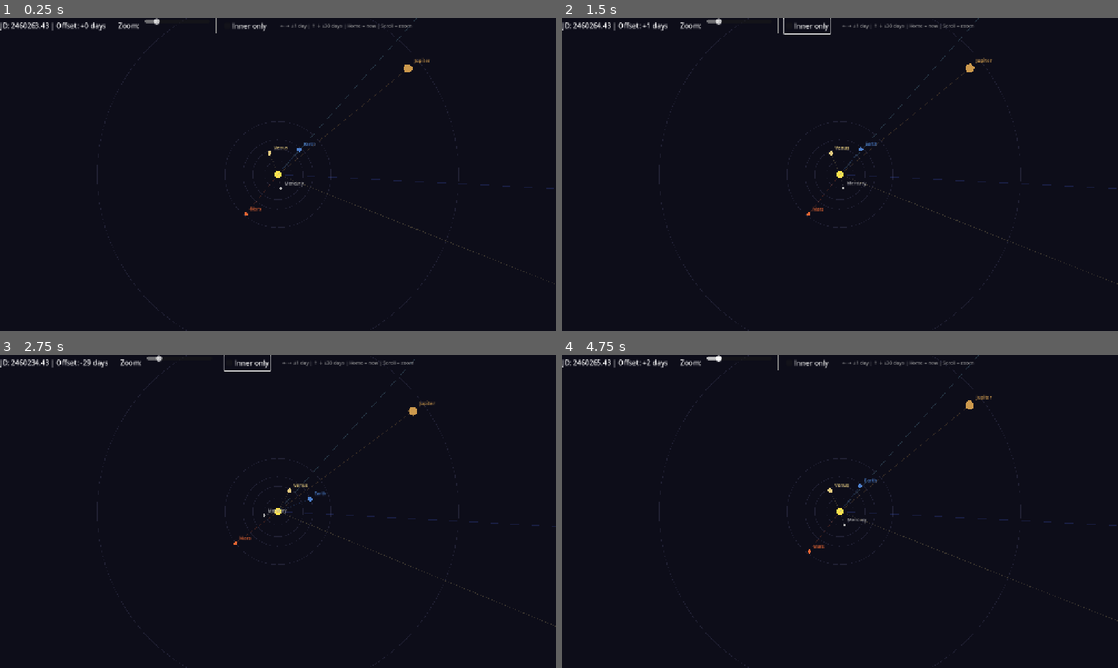
Above: before the commit, frames 1-4 (two rows, left to right).
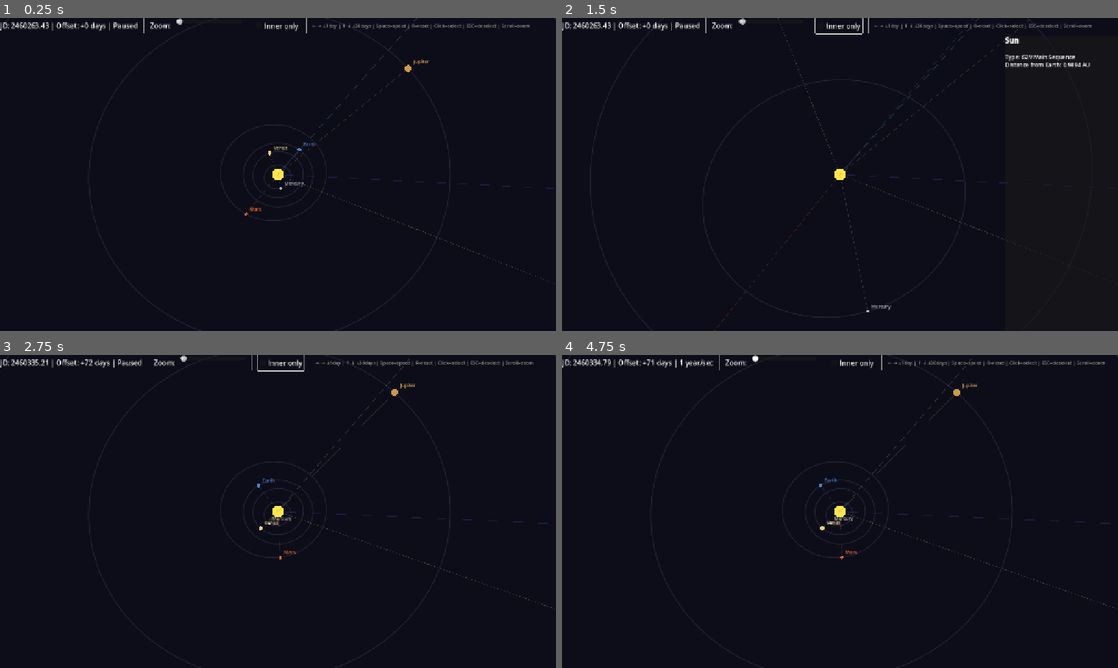
Above: after the commit, the same moments.

Repository: roboking123/godot-astronomy
Game: Godot game, scene res://demo/solar_system_view.tscn
Two runs of this game, one before a commit and one after it. Both use one fixed random seed, a clock stepped at 60 frames per second and the inputs below. This scene is started directly instead of the project's main scene.
Inputs (mouse positions are in pixels of both pictures, inside the frame that each line leads up to):
- Up to frame 1 (0.25 s): no input
- Up to frame 2 (1.5 s): click "Inner only" at 0.5 s; tap Enter at 1.25 s; move the mouse to (840, 174) at 1.27 s; hold Right from 1.28 s (still down); hold E from 1.28 s (still down); tap R at 1.35 s; click (840, 174) at 1.42 s
- Up to frame 3 (2.75 s): tap Space at 1.52, 1.82, 2.27, 2.3, 2.57 s; move the mouse to (166, 527) at 2.02 s; release Right at 2.03 s; release E at 2.03 s; hold Down from 2.03 s (still down); tap E at 2.1 s; click (166, 527) at 2.17 s
- Up to frame 4 (4.75 s): move the mouse to (895, 442) at 2.77 s; release Down at 2.78 s; hold Right 2.78-3.53 s; tap Space at 2.85, 3.5, 3.77, 4.07, 4.52, 4.55 s; click (895, 442) at 2.92 s; tap R at 3.05, 3.6 s; move the mouse to (812, 574) at 3.52 s; hold Up 3.53-4.28 s; click (812, 574) at 3.67 s; tap E at 3.8 s; move the mouse to (1006, 558) at 4.27 s; hold Left from 4.28 s (still down); tap 1 at 4.35 s; click (1006, 558) at 4.42 s

The runs differ from the first frame. In frame 1, 1.5% of the frame differs, in the area x 1-96%, y 0-100%; in frame 2, 2.4%; in frame 3, 2.4%, in the area x 1-100%, y 0-100%; in frame 4, 2.3%.

Commit message:
Feat: 太陽系俯視圖大幅改進
- 軌道線改用 VSOP87 真實取樣（非固定圓形）
- 行星大小按 pow(直徑, 0.3) 壓縮比例
- 月球繞地球軌道（放大到地月可見時才顯示）
- Space 鍵循環切換時間速度（暫停/天/週/月/年）
- 點擊行星/太陽選中：四角框高亮 + 資訊面板
- 地球選中時額外顯示月球月相、距離、視直徑
- 點空白處或 ESC 取消選中
- 縮放上限提高到 50000（可近看地月系統）

Co-Authored-By: Claude Opus 4.6 <noreply@anthropic.com>

Diff:
--- a/demo/solar_system_view.gd
+++ b/demo/solar_system_view.gd
@@ -17,37 +17,80 @@
 ]
 
 const PLANET_RADII_PX: Array[float] = [
-	3.0, 5.0, 5.0, 4.0, 10.0, 9.0, 7.0, 7.0
+	3.0, 4.5, 4.5, 3.5, 8.0, 7.5, 6.0, 6.0
 ]
-
-const ORBIT_SEMI_MAJOR_AU: Array[float] = [
-	0.387, 0.723, 1.0, 1.524, 5.203, 9.537, 19.191, 30.069
+const SUN_RADIUS_PX: float = 14.0
+
+const ORBIT_PERIODS_DAYS: Array[float] = [
+	87.97, 224.70, 365.25, 686.97, 4332.59, 10759.22, 30688.5, 60182.0
 ]
+const ORBIT_SAMPLES: int = 180
 
 @onready var date_label: Label = %DateLabel
 @onready var zoom_slider: HSlider = %ZoomSlider
 @onready var inner_toggle: CheckBox = %InnerToggle
+@onready var info_panel: PanelContainer = %InfoPanel
+@onready var info_label: RichTextLabel = %InfoLabel
 
 var _center: Vector2
 var _au_to_px: float = 80.0
 var _show_inner_only: bool = false
 var _time_offset_days: float = 0.0
+var _time_speed: float = 0.0
+var _speed_idx: int = 0
+const TIME_SPEEDS: Array[float] = [0.0, 1.0, 7.0, 30.0, 365.0]
+const SPEED_NAMES: Array[String] = ["Paused", "1 day/sec", "1 week/sec", "1 month/sec", "1 year/sec"]
 
 var _planet_positions: Array[Vector3] = []
+var _moon_pos: Vector3
+const MOON_RADIUS_PX: float = 2.0
+const MOON_COLOR: Color = Color(0.75, 0.75, 0.8)
 var _current_time: AstroTime.Moment
+var _orbit_points: Array = []  # Array[PackedVector2Array]
+var _moon_orbit_points: PackedVector2Array
+
+var _selected: int = -1  # -1=無, 0-7=行星, 8=太陽
+var _focus_offset: Vector2 = Vector2.ZERO  # 將選中天體置中的偏移
+const FOCUS_ZOOM: Dictionary = {
+	0: 3000.0, 1: 1500.0, 2: 5000.0, 3: 1000.0,
+	4: 200.0, 5: 120.0, 6: 60.0, 7: 40.0, 8: 800.0
+}
 
 
 func _ready() -> void:
 	_planet_positions.resize(8)
+	_orbit_points.resize(8)
 	zoom_slider.value = 80.0
 	_update_positions()
-
-
-func _process(_delta: float) -> void:
-	_center = size / 2.0
+	_bake_orbits()
+
+
+var _prev_offset: float = 0.0
+
+func _process(delta: float) -> void:
 	_au_to_px = zoom_slider.value
 	_show_inner_only = inner_toggle.button_pressed
+	if _time_speed != 0.0:
+		_time_offset_days += _time_speed * delta
 	_update_positions()
+
+	# 選中天體時，將其置中
+	if _selected >= 0 and _selected <= 7:
+		var pos: Vector3 = _planet_positions[_selected]
+		_focus_offset = -Vector2(pos.x, -pos.y) * _au_to_px
+	elif _selected == 8:
+		_focus_offset = Vector2.ZERO
+	else:
+		_focus_offset = Vector2.ZERO
+	_center = size / 2.0 + _focus_offset
+
+	var needs_rebake: bool = absf(_time_offset_days - _prev_offset) > 0.5
+	if needs_rebake:
+		_bake_orbits()
+		_prev_offset = _time_offset_days
+
+	if _selected >= 0:
+		_update_info_panel()
 	queue_redraw()
 
 
@@ -65,10 +108,14 @@
 		else:
 			_planet_positions[i] = AstroPlanets.helio_position(planet, _current_time)
 
+	# 月球（地心 J2000 座標，轉日心）
+	var geo: AstroMoon.GeoMoonResult = AstroMoon.geo_moon(_current_time)
+	var earth_pos: Vector3 = _planet_positions[AstroPlanets.Planet.EARTH]
+	_moon_pos = earth_pos + geo.j2000
 	# Update date label
 	var ut: float = _current_time.ut
 	var jd: float = ut + 2451545.0
-	date_label.text = "JD: %.2f | Offset: %+.0f days" % [jd, _time_offset_days]
+	date_label.text = "JD: %.2f | Offset: %+.0f days | %s" % [jd, _time_offset_days, SPEED_NAMES[_speed_idx]]
 
 
 func _draw() -> void:
@@ -77,14 +124,21 @@
 
 	var max_orbit: int = 8 if not _show_inner_only else 4
 
-	# Draw orbit circles
+	# 真實軌道線（VSOP87 取樣）
 	for i: int in max_orbit:
-		var orbit_r: float = ORBIT_SEMI_MAJOR_AU[i] * _au_to_px
-		if orbit_r > 2.0 and orbit_r < maxf(size.x, size.y):
-			draw_arc(_center, orbit_r, 0, TAU, 64, Color(0.2, 0.2, 0.3, 0.5), 1.0)
+		var pts: PackedVector2Array = _orbit_points[i]
+		if pts.size() < 2:
+			continue
+		var scaled: PackedVector2Array = PackedVector2Array()
+		scaled.resize(pts.size())
+		for j: int in pts.size():
+			scaled[j] = _center + pts[j] * _au_to_px
+		draw_polyline(scaled, Color(0.2, 0.2, 0.3, 0.5), 1.0, true)
 
 	# Draw Sun
-	draw_circle(_center, 8.0, Color(1.0, 0.9, 0.3))
+	draw_circle(_center, SUN_RADIUS_PX, Color(1.0, 0.9, 0.3))
+	if _selected == 8:
+		_draw_selection_bracket(_center, SUN_RADIUS_PX + 6)
 
 	# Draw planets
 	for i: int in max_orbit:
@@ -97,6 +151,10 @@
 		var radius: float = PLANET_RADII_PX[i]
 		var color: Color = PLANET_COLORS[i]
 
+		# 選中高亮（四角框）
+		if i == _selected:
+			_draw_selection_bracket(screen_pos, radius + 6)
+
 		# Draw planet dot
 		draw_circle(screen_pos, radius, color)
 
@@ -107,6 +165,56 @@
 
 		# Draw line from Sun to planet
 		draw_line(_center, screen_pos, Color(color, 0.2), 1.0)
+
+	# 月球（只在放大到地月系統可見時才畫）
+	var moon_real_px: float = 0.00257 * _au_to_px
+	if moon_real_px > 8.0:
+		var earth_screen: Vector2 = _center + Vector2(
+			_planet_positions[AstroPlanets.Planet.EARTH].x,
+			-_planet_positions[AstroPlanets.Planet.EARTH].y) * _au_to_px
+		var moon_screen: Vector2 = _center + Vector2(_moon_pos.x, -_moon_pos.y) * _au_to_px
+		if _moon_orbit_points.size() > 1:
+			var moon_scaled: PackedVector2Array = PackedVector2Array()
+			moon_scaled.resize(_moon_orbit_points.size())
+			for j: int in _moon_orbit_points.size():
+				moon_scaled[j] = _center + _moon_orbit_points[j] * _au_to_px
+			draw_polyline(moon_scaled, Color(MOON_COLOR, 0.3), 1.0, true)
+		draw_line(earth_screen, moon_screen, Color(MOON_COLOR, 0.3), 1.0)
+		draw_circle(moon_screen, MOON_RADIUS_PX, MOON_COLOR)
+		draw_string(ThemeDB.fallback_font, moon_screen + Vector2(4, -4),
+			"Moon", HORIZONTAL_ALIGNMENT_LEFT, -1, 9, MOON_COLOR)
+
+
+func _bake_orbits() -> void:
+	var base_ut: float = _current_time.ut
+	for i: int in 8:
+		var planet: AstroPlanets.Planet = i as AstroPlanets.Planet
+		var period: float = ORBIT_PERIODS_DAYS[i]
+		var pts: PackedVector2Array = PackedVector2Array()
+		pts.resize(ORBIT_SAMPLES + 1)
+		for j: int in ORBIT_SAMPLES + 1:
+			var t: AstroTime.Moment = AstroTime.time_from_days(
+				base_ut + period * float(j) / float(ORBIT_SAMPLES))
+			var pos: Vector3
+			if planet == AstroPlanets.Planet.EARTH:
+				pos = -AstroSun.sun_position(t)
+			else:
+				pos = AstroPlanets.helio_position(planet, t)
+			pts[j] = Vector2(pos.x, -pos.y)
+		_orbit_points[i] = pts
+
+	# 月球軌道（過去半圈 + 未來半圈）
+	var moon_pts: PackedVector2Array = PackedVector2Array()
+	var moon_samples: int = 60
+	moon_pts.resize(moon_samples + 1)
+	for j: int in moon_samples + 1:
+		var t: AstroTime.Moment = AstroTime.time_from_days(
+			base_ut - 13.65 + 27.3 * float(j) / float(moon_samples))
+		var earth: Vector3 = -AstroSun.sun_position(t)
+		var moon_geo: AstroMoon.GeoMoonResult = AstroMoon.geo_moon(t)
+		var moon_helio: Vector3 = earth + moon_geo.j2000
+		moon_pts[j] = Vector2(moon_helio.x, -moon_helio.y)
+	_moon_orbit_points = moon_pts
 
 
 func _gui_input(event: InputEvent) -> void:
@@ -117,6 +225,120 @@
 				zoom_slider.value *= 1.1
 			elif mb.button_index == MOUSE_BUTTON_WHEEL_DOWN:
 				zoom_slider.value /= 1.1
+			elif mb.button_index == MOUSE_BUTTON_LEFT:
+				_try_select(mb.position)
+
+
+func _draw_selection_bracket(center: Vector2, half: float) -> void:
+	var corner_len: float = half * 0.45
+	var col: Color = Color(1, 1, 1, 0.7)
+	var w: float = 1.5
+	# 左上
+	draw_line(center + Vector2(-half, -half), center + Vector2(-half + corner_len, -half), col, w)
+	draw_line(center + Vector2(-half, -half), center + Vector2(-half, -half + corner_len), col, w)
+	# 右上
+	draw_line(center + Vector2(half, -half), center + Vector2(half - corner_len, -half), col, w)
+	draw_line(center + Vector2(half, -half), center + Vector2(half, -half + corner_len), col, w)
+	# 左下
+	draw_line(center + Vector2(-half, half), center + Vector2(-half + corner_len, half), col, w)
+	draw_line(center + Vector2(-half, half), center + Vector2(-half, half - corner_len), col, w)
+	# 右下
+	draw_line(center + Vector2(half, half), center + Vector2(half - corner_len, half), col, w)
+	draw_line(center + Vector2(half, half), center + Vector2(half, half - corner_len), col, w)
+
+
+func _try_select(click_pos: Vector2) -> void:
+	# 太陽
+	if click_pos.distance_to(_center) < SUN_RADIUS_PX + 10:
+		_select(8)
+		return
+	# 行星
+	var max_orbit: int = 8 if not _show_inner_only else 4
+	for i: int in max_orbit:
+		var pos3d: Vector3 = _planet_positions[i]
+		var screen_pos: Vector2 = _center + Vector2(pos3d.x, -pos3d.y) * _au_to_px
+		if click_pos.distance_to(screen_pos) < PLANET_RADII_PX[i] + 12:
+			_select(i)
+			return
+	_deselect()
+
+
+func _select(idx: int) -> void:
+	_selected = idx
+	if FOCUS_ZOOM.has(idx):
+		zoom_slider.value = FOCUS_ZOOM[idx] as float
+	info_panel.visible = true
+	_bake_orbits()
+
+
+func _deselect() -> void:
+	_selected = -1
+	info_panel.visible = false
+	zoom_slider.value = 80.0
+	_bake_orbits()
+
+
+func _update_info_panel() -> void:
+	var text: String = ""
+
+	if _selected == 8:
+		text += "[b]Sun[/b]\n\n"
+		text += "Type: G2V Main Sequence\n"
+		text += "Distance from Earth: %.4f AU\n" % _planet_positions[AstroPlanets.Planet.EARTH].length()
+		info_label.text = text
+		return
+
+	if _selected < 0 or _selected > 7:
+		return
+
+	var name: String = PLANET_NAMES[_selected]
+	var pos: Vector3 = _planet_positions[_selected]
+	var helio_dist: float = pos.length()
+
+	# 地心距離
+	var earth_pos: Vector3 = _planet_positions[AstroPlanets.Planet.EARTH]
+	var geo_dist: float = (pos - earth_pos).length()
+
+	# 從地球觀測的方位角/高度角（台北預設）
+	var hor: AstroCoords.HorizonCoord = AstroPlanets.planet_horizon(
+		_selected as AstroPlanets.Planet,
+		0, 0, 0, 0, 0, 0.0, 25.03, 121.56)
+	# 用實際時間重算
+	var now_dict: Dictionary = Time.get_datetime_dict_from_system()
+	hor = AstroPlanets.planet_horizon(
+		_selected as AstroPlanets.Planet,
+		now_dict.year, now_dict.month, now_dict.day,
+		now_dict.hour, now_dict.minute, float(now_dict.second),
+		25.03, 121.56)
+
+	var above: String = "Yes" if hor.altitude > 0.0 else "No"
+
+	text += "[b]%s[/b]\n\n" % name
+	text += "Distance from Sun: %.4f AU\n" % helio_dist
+	text += "Distance from Earth: %.4f AU\n" % geo_dist
+	text += "Orbital period: %.1f days\n\n" % ORBIT_PERIODS_DAYS[_selected]
+	text += "[b]From Taipei (25°N, 121°E)[/b]\n"
+	text += "Azimuth: %.1f°\n" % hor.azimuth
+	text += "Altitude: %.1f°\n" % hor.altitude
+	text += "Above horizon: %s\n" % above
+
+	# 地球特有：月球資訊
+	if _selected == AstroPlanets.Planet.EARTH:
+		var geo_moon: AstroMoon.GeoMoonResult = AstroMoon.geo_moon(_current_time)
+		var lib: AstroMoon.LibrationResult = AstroMoon.libration(
+			_current_time, geo_moon.ecliptic, geo_moon.tobl)
+		var sun_j2000: Vector3 = AstroSun.sun_position(_current_time)
+		var phase: float = AstroEngine._moon_phase(sun_j2000, geo_moon.j2000, _current_time)
+		var phase_name: String = CelestialState._phase_name(phase)
+		var illum: float = CelestialState._phase_to_illumination(phase)
+
+		text += "\n[b]Moon[/b]\n"
+		text += "Phase: %s (%.0f°)\n" % [phase_name, phase]
+		text += "Illumination: %.0f%%\n" % (illum * 100.0)
+		text += "Distance: %.0f km\n" % lib.dist_km
+		text += "Apparent diameter: %.4f°\n" % lib.diam_deg
+
+	info_label.text = text
 
 
 func _unhandled_input(event: InputEvent) -> void:
@@ -131,5 +353,14 @@
 				_time_offset_days += 30.0
 			KEY_DOWN:
 				_time_offset_days -= 30.0
+			KEY_ESCAPE:
+				_deselect()
 			KEY_HOME:
 				_time_offset_days = 0.0
+			KEY_SPACE:
+				_speed_idx = (_speed_idx + 1) % TIME_SPEEDS.size()
+				_time_speed = TIME_SPEEDS[_speed_idx]
+			KEY_R:
+				_time_offset_days = 0.0
+				_speed_idx = 0
+				_time_speed = 0.0
--- a/demo/solar_system_view.tscn
+++ b/demo/solar_system_view.tscn
@@ -36,7 +36,7 @@
 layout_mode = 2
 custom_minimum_size = Vector2(150, 0)
 min_value = 5.0
-max_value = 500.0
+max_value = 50000.0
 step = 1.0
 value = 80.0
 
@@ -53,6 +53,28 @@
 
 [node name="HelpLabel" type="Label" parent="TopBar"]
 layout_mode = 2
-text = "← → ±1 day | ↑ ↓ ±30 days | Home = now | Scroll = zoom"
+text = "← → ±1day | ↑ ↓ ±30days | Space=speed | R=reset | Click=select | ESC=deselect | Scroll=zoom"
 theme_override_colors/font_color = Color(0.6, 0.6, 0.6, 1)
 theme_override_font_sizes/font_size = 11
+
+[node name="InfoPanel" type="PanelContainer" parent="."]
+unique_name_in_owner = true
+layout_mode = 1
+anchors_preset = 3
+anchor_left = 1.0
+anchor_top = 0.0
+anchor_right = 1.0
+anchor_bottom = 1.0
+offset_left = -260.0
+offset_top = 40.0
+grow_horizontal = 0
+grow_vertical = 2
+visible = false
+
+[node name="InfoLabel" type="RichTextLabel" parent="InfoPanel"]
+unique_name_in_owner = true
+layout_mode = 2
+custom_minimum_size = Vector2(240, 0)
+bbcode_enabled = true
+text = ""
+theme_override_font_sizes/normal_font_size = 13
